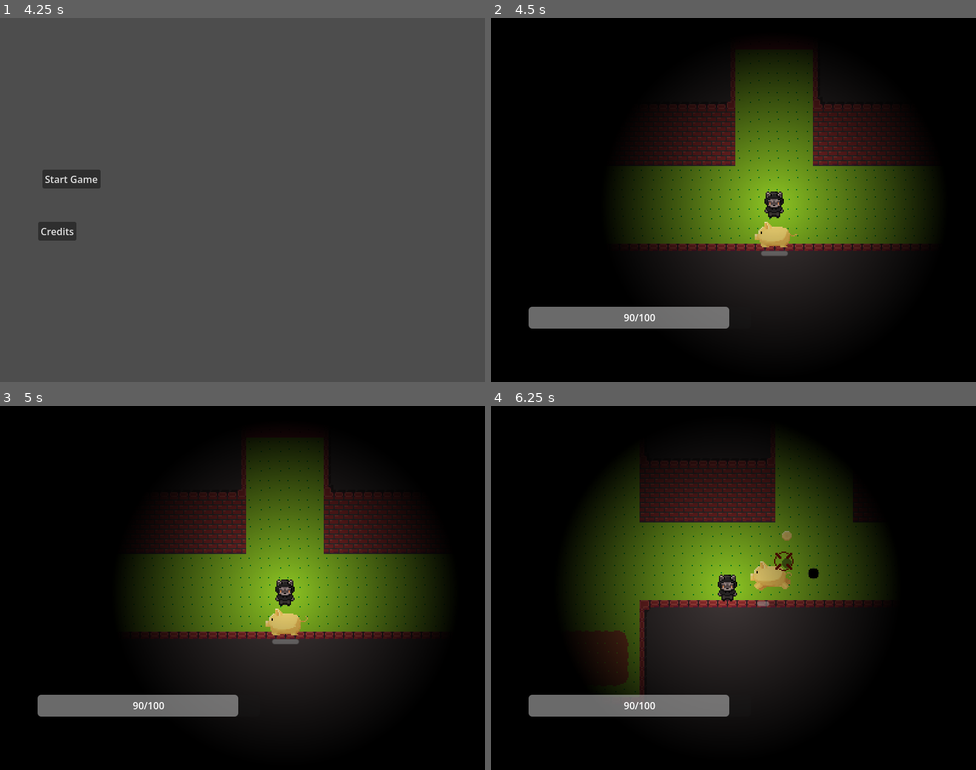
Above: before the commit, frames 1-4 (two rows, left to right).
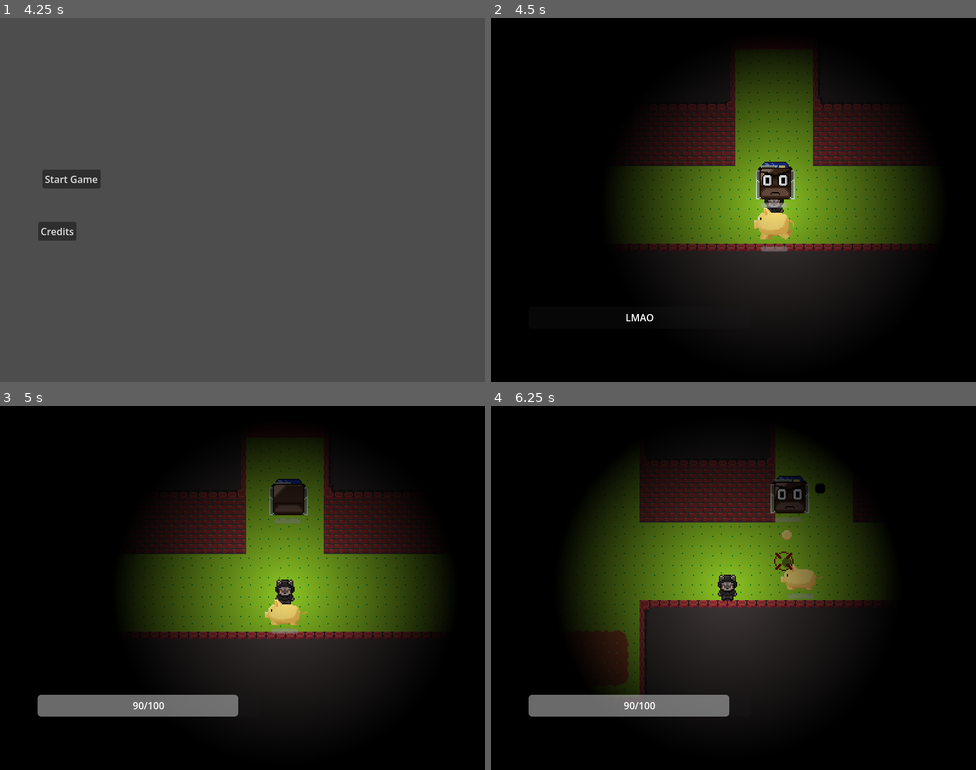
Above: after the commit, the same moments.

Repository: ygda-org/stock-strikers
Game: Godot game, scene res://main/startup_scene.tscn
Same seed, same stepped clock (60 frames per second), same inputs: the game is played once before the commit and once after it.
Inputs (mouse positions are in pixels of both pictures, inside the frame that each line leads up to):
- Up to frame 1 (4.25 s): tap Enter (ui_accept) at 0.5, 0.77, 1.25, 1.52, 2.75, 3.02, 3.77 s; move the mouse to (349, 181) at 0.52 s; hold D (move_right) 0.53-1.28 s; click (349, 181) at 0.6 s; move the mouse to (145, 218) at 1.27 s; hold S (move_down) 1.28-2.03 s; tap Shift (dodge) at 1.35, 3.6 s; click (145, 218) at 1.55 s; move the mouse to (291, 119) at 2.02 s; hold D (move_right) 2.03-2.78 s; click (291, 119) at 2.1 s; move the mouse to (218, 272) at 2.77 s; hold W (move_up) 2.78-3.53 s; click (218, 272) at 2.85 s; move the mouse to (388, 254) at 3.52 s; hold A (move_left) from 3.53 s (still down); click (388, 254) at 3.8 s
- Up to frame 2 (4.5 s): release A (move_left) at 4.25 s; click "Start Game" at 4.25 s
- Up to frame 3 (5 s): no input
- Up to frame 4 (6.25 s): move the mouse to (588, 533) at 5.02 s; hold A (move_left) 5.03-5.78 s; click (588, 533) at 5.1 s; tap Enter (ui_accept) at 5.27 s; move the mouse to (757, 588) at 5.77 s; hold S (move_down) from 5.78 s (still down); click (757, 588) at 5.85 s

Frame 1 is identical in both runs. In frame 2, 4.0% of the frame differs, in the area x 7-64%, y 39-86%; in frame 3, 1.4%; in frame 4, 1.7%.

Commit message:
made new enemy, moved piggy, fixed errors

Diff:
--- a/enemies/enemy_component.gd
+++ b/enemies/enemy_component.gd
@@ -67,6 +67,7 @@
 		money_gain *= GameState.player.other_effects_strengths["perfection"]
 	drop_coins(money_gain)
 	is_stunned = true
+	GameState.enemies.erase(get_parent())
 	parent.queue_free()
 
 func drop_coins(money_gain):
--- a/enemies/piggy_bank.gd
+++ b/enemies/piggy_bank/piggy_bank.gd
@@ -8,7 +8,7 @@
 @export var bullet_damage: int
 
 @onready var timer: Timer = $Timer
-@onready var animated_sprite_2d: AnimatedSprite2D = $Anim
+@onready var animation: AnimatedSprite2D = $Anim
 @onready var marker: Marker2D = $Marker2D
 @onready var enemy_component = $EnemyComponent
 var rng = RandomNumberGenerator.new()
@@ -21,8 +21,7 @@
 
 # Called when the node enters the scene tree for the first time.
 func _ready() -> void:
-	animated_sprite_2d.play("hop")
-
+	animation.play("hop")
 
 # Called every frame. 'delta' is the elapsed time since the previous frame.
 func _physics_process(delta: float) -> void:
@@ -34,6 +33,7 @@
 		collisions.append(get_slide_collision(i))
 	enemy_component.process_collisions(collisions)
 	move_and_slide()
+	choose_anim(velocity)
 
 func shoot(target):
 	var bullet = BULLET.instantiate()
@@ -42,6 +42,19 @@
 	var bul_position = marker.global_position
 	bullet.initialize(bul_distance,bul_position,bullet_damage)
 	bullet.target = target
+
+func choose_anim(vel:Vector2):
+	if vel.angle() > PI/2 or vel.angle() < -PI/2:
+		if not animation.animation == "hop":
+			animation.play("hop")
+		animation.flip_h = false
+		return
+	if vel.angle() < PI/2 or vel.angle() > -PI/2:
+		if not animation.animation == "hop":
+			animation.play("hop")
+		animation.flip_h = true
+		return
+
 func _on_timer_timeout() -> void:
 	if GameState.player and times < 3:
 		shoot(GameState.player.global_position)
--- a/enemies/piggy_bank.tscn
+++ b/enemies/piggy_bank/piggy_bank.tscn
@@ -1,12 +1,8 @@
 [gd_scene format=3 uid="uid://b73ufdvihi6ks"]
 
-[ext_resource type="Script" uid="uid://bwiab73l8k60v" path="res://enemies/piggy_bank.gd" id="1_2331h"]
+[ext_resource type="Script" uid="uid://bwiab73l8k60v" path="res://enemies/piggy_bank/piggy_bank.gd" id="1_2331h"]
 [ext_resource type="Texture2D" uid="uid://cj4vii85ujy4j" path="res://assets/enemies/piggybank/jumpt.png" id="2_2331h"]
 [ext_resource type="PackedScene" uid="uid://dh8i3pi010sjg" path="res://enemies/enemy_component.tscn" id="3_bgkm8"]
-
-[sub_resource type="AtlasTexture" id="AtlasTexture_bgkm8"]
-atlas = ExtResource("2_2331h")
-region = Rect2(0, 0, 35, 32)
 
 [sub_resource type="AtlasTexture" id="AtlasTexture_oe0bt"]
 atlas = ExtResource("2_2331h")
@@ -28,12 +24,13 @@
 atlas = ExtResource("2_2331h")
 region = Rect2(70, 32, 35, 32)
 
+[sub_resource type="AtlasTexture" id="AtlasTexture_bgkm8"]
+atlas = ExtResource("2_2331h")
+region = Rect2(0, 0, 35, 32)
+
 [sub_resource type="SpriteFrames" id="SpriteFrames_jby03"]
 animations = [{
 "frames": [{
-"duration": 1.0,
-"texture": SubResource("AtlasTexture_bgkm8")
-}, {
 "duration": 1.0,
 "texture": SubResource("AtlasTexture_oe0bt")
 }, {
@@ -52,6 +49,14 @@
 "loop": true,
 "name": &"hop",
 "speed": 8.0
+}, {
+"frames": [{
+"duration": 1.0,
+"texture": SubResource("AtlasTexture_bgkm8")
+}],
+"loop": true,
+"name": &"idle",
+"speed": 5.0
 }]
 
 [sub_resource type="RectangleShape2D" id="RectangleShape2D_uri2p"]
@@ -62,13 +67,13 @@
 collision_mask = 13
 motion_mode = 1
 script = ExtResource("1_2331h")
-pig_speed = 50
+pig_speed = 10
 bullet_speed = 100
 bullet_damage = 20
 
 [node name="Anim" type="AnimatedSprite2D" parent="." unique_id=1990987845]
 sprite_frames = SubResource("SpriteFrames_jby03")
-animation = &"hop"
+animation = &"idle"
 
 [node name="CollisionShape2D" type="CollisionShape2D" parent="." unique_id=2016995054]
 position = Vector2(-1, 5)
--- /dev/null
+++ b/enemies/piggy_bank/piggy_bullet/piggy_bullet.gd
@@ -0,0 +1,62 @@
+extends Area2D
+
+var distance:Vector2
+var target:Vector2
+var velocity:Vector2
+var shadow_velocity:Vector2
+@export var time:float
+@export var acceleration:Vector2
+@onready var timer:Timer = $Timer
+const SHADOW = preload("uid://cieei6rv0memb")
+const EXPLOSION = preload("uid://cvtvn3pfuio1q")
+const MARK = preload("uid://bv5nn35mxxf8r")
+var shadow
+var initialized:bool = false
+var shot:bool = false
+
+var damage
+var g_delta:float
+
+# Called when the node enters the scene tree for the first time.
+func _ready():
+	pass
+# Called every frame. 'delta' is the elapsed time since the previous frame.
+func _process(delta):
+	if shot:
+		global_position += velocity * delta
+		velocity += acceleration * delta
+		shadow.global_position += shadow_velocity * delta
+	if initialized and !shot:
+		shoot(delta)
+
+func initialize(new_distance:Vector2,new_position:Vector2,d:int):
+	shadow = SHADOW.instantiate()
+	get_parent().add_child(shadow)
+	shadow.global_position = new_position
+	distance = new_distance
+	global_position = new_position
+	damage = d
+	timer.wait_time = time
+	initialized = true
+func shoot(delta:float):
+	var mark = MARK.instantiate()
+	get_parent().add_child(mark)
+	mark.global_position = target
+	mark.flash(time)
+	var steps = time/delta
+	velocity.y = (distance.y)/time - 0.5*acceleration.y*delta*(steps-1)
+	velocity.x = distance.x/time
+	shadow_velocity = distance/time
+	timer.start()
+	shot = true
+
+func die():
+	global_position = target
+	var explosion = EXPLOSION.instantiate()
+	get_parent().add_child(explosion)
+	explosion.global_position = global_position
+	explosion.initialize(damage)
+	shadow.queue_free()
+	queue_free()
+func _on_timer_timeout() -> void:
+	die()
--- a/enemies/piggy_bullet/piggy_bullet.tscn
+++ b/enemies/piggy_bank/piggy_bullet/piggy_bullet.tscn
@@ -1,6 +1,6 @@
 [gd_scene format=3 uid="uid://elmhj6ii3asu"]
 
-[ext_resource type="Script" uid="uid://bsufej18f31v6" path="res://enemies/piggy_bullet/piggy_bullet.gd" id="1_nybal"]
+[ext_resource type="Script" uid="uid://bsufej18f31v6" path="res://enemies/piggy_bank/piggy_bullet/piggy_bullet.gd" id="1_nybal"]
 [ext_resource type="Texture2D" uid="uid://bns3f7mtejy8g" path="res://assets/enemies/piggybank/bullet/coin.png" id="2_oeemf"]
 
 [sub_resource type="CircleShape2D" id="CircleShape2D_473kp"]
--- a/enemies/piggy_bullet/piggy_explosion.tscn
+++ b/enemies/piggy_bank/piggy_bullet/piggy_explosion.tscn
@@ -1,7 +1,7 @@
 [gd_scene format=3 uid="uid://cvtvn3pfuio1q"]
 
 [ext_resource type="Texture2D" uid="uid://rcjeq0w73f1n" path="res://assets/enemies/piggybank/ex.png" id="1_gtylb"]
-[ext_resource type="Script" uid="uid://cywtawryjy1kx" path="res://enemies/piggy_bullet/piggy_explosion.gd" id="1_loap0"]
+[ext_resource type="Script" uid="uid://cywtawryjy1kx" path="res://enemies/piggy_bank/piggy_bullet/piggy_explosion.gd" id="1_loap0"]
 
 [sub_resource type="CircleShape2D" id="CircleShape2D_gtylb"]
 radius = 6.0827627
--- a/enemies/piggy_bullet/piggy_mark.tscn
+++ b/enemies/piggy_bank/piggy_bullet/piggy_mark.tscn
@@ -1,6 +1,6 @@
 [gd_scene format=3 uid="uid://bv5nn35mxxf8r"]
 
-[ext_resource type="Script" uid="uid://datmwiwy84ht" path="res://enemies/piggy_bullet/piggy_mark.gd" id="1_c267d"]
+[ext_resource type="Script" uid="uid://datmwiwy84ht" path="res://enemies/piggy_bank/piggy_bullet/piggy_mark.gd" id="1_c267d"]
 [ext_resource type="Texture2D" uid="uid://br7y7wvn0mc1a" path="res://assets/enemies/piggybank/bullet/flash.png" id="2_888mb"]
 
 [sub_resource type="AtlasTexture" id="AtlasTexture_qj67y"]
--- /dev/null
+++ b/enemies/wallet/wallet.gd
@@ -0,0 +1,60 @@
+extends CharacterBody2D
+
+var wallet_speed: int = 50
+var bullet_speed: int = 100
+var bullet_damage: int = 5
+
+@onready var animation:AnimatedSprite2D = $Anim
+@onready var enemy_component = $EnemyComponent
+
+const BULLET = preload("uid://b3rg1vs3nw1es")
+# Called when the node enters the scene tree for the first time.
+func _ready() -> void:
+	pass # Replace with function body.
+
+
+# Called every frame. 'delta' is the elapsed time since the previous frame.
+func _physics_process(delta: float) -> void:
+	if GameState.player and !enemy_component.is_stunned:
+		velocity = (GameState.player.global_position - global_position).normalized() * wallet_speed
+	var collisions = [] # need these 4 lines in every enemy's physics process
+	for i in get_slide_collision_count():
+		collisions.append(get_slide_collision(i))
+	enemy_component.process_collisions(collisions)
+	move_and_slide()
+	choose_anim(velocity)
+
+func choose_anim(vel:Vector2):
+	if vel.angle() > (3*PI)/4 or vel.angle() < -(3*PI)/4:
+		if not animation.animation == "side":
+			animation.play("side")
+		animation.flip_h = false
+		return
+	if vel.angle() < PI/4 and vel.angle() > -PI/4:
+		if not animation.animation == "side":
+			animation.play("side")
+		animation.flip_h = true
+		return
+	if vel.angle() < -PI/4 and vel.angle() > -(3*PI)/4:
+		if not animation.animation == "back":
+			animation.play("back")
+		animation.flip_h = false
+		return
+	if vel.angle() > PI/4 and vel.angle() < (3*PI)/4:
+		if not animation.animation == "front":
+			animation.play("front")
+		animation.flip_h = false
+		return
+
+func shoot():
+	if GameState.player:
+		var bullet = BULLET.instantiate()
+		var distance = GameState.player.global_position - global_position
+		get_parent().add_child(bullet)
+		bullet.global_position = global_position
+		bullet.global_rotation = distance.angle() + PI/2
+		bullet.damage = bullet_damage
+		bullet.initialize(distance.normalized() * bullet_speed)
+
+func _on_timer_timeout() -> void:
+	shoot()
--- /dev/null
+++ b/enemies/wallet/wallet.tscn
@@ -0,0 +1,135 @@
+[gd_scene format=3 uid="uid://dmtq0eq4tnvrw"]
+
+[ext_resource type="PackedScene" uid="uid://dh8i3pi010sjg" path="res://enemies/enemy_component.tscn" id="1_j73lj"]
+[ext_resource type="Script" uid="uid://dx4xbpvq4v77j" path="res://enemies/wallet/wallet.gd" id="1_o0k6a"]
+[ext_resource type="Texture2D" uid="uid://bu5efq4mrwww0" path="res://assets/enemies/wallet/wallet_back.PNG" id="3_wygyi"]
+[ext_resource type="Texture2D" uid="uid://2jesb8u224ok" path="res://assets/enemies/wallet/wallet_front.PNG" id="4_l8jsa"]
+[ext_resource type="Texture2D" uid="uid://dtj21jy0m5all" path="res://assets/enemies/wallet/wallet_side.png" id="5_o0k6a"]
+
+[sub_resource type="RectangleShape2D" id="RectangleShape2D_wygyi"]
+size = Vector2(20, 26)
+
+[sub_resource type="AtlasTexture" id="AtlasTexture_mgofa"]
+atlas = ExtResource("3_wygyi")
+region = Rect2(0, 0, 32, 32)
+
+[sub_resource type="AtlasTexture" id="AtlasTexture_vifjh"]
+atlas = ExtResource("3_wygyi")
+region = Rect2(32, 0, 32, 32)
+
+[sub_resource type="AtlasTexture" id="AtlasTexture_g4xi7"]
+atlas = ExtResource("3_wygyi")
+region = Rect2(64, 0, 32, 32)
+
+[sub_resource type="AtlasTexture" id="AtlasTexture_alm8g"]
+atlas = ExtResource("3_wygyi")
+region = Rect2(96, 0, 32, 32)
+
+[sub_resource type="AtlasTexture" id="AtlasTexture_qp3m3"]
+atlas = ExtResource("4_l8jsa")
+region = Rect2(0, 0, 32, 32)
+
+[sub_resource type="AtlasTexture" id="AtlasTexture_p8n5u"]
+atlas = ExtResource("4_l8jsa")
+region = Rect2(32, 0, 32, 32)
+
+[sub_resource type="AtlasTexture" id="AtlasTexture_em2s2"]
+atlas = ExtResource("4_l8jsa")
+region = Rect2(64, 0, 32, 32)
+
+[sub_resource type="AtlasTexture" id="AtlasTexture_1ib6d"]
+atlas = ExtResource("4_l8jsa")
+region = Rect2(96, 0, 32, 32)
+
+[sub_resource type="AtlasTexture" id="AtlasTexture_l8jsa"]
+atlas = ExtResource("5_o0k6a")
+region = Rect2(0, 0, 37, 32)
+
+[sub_resource type="AtlasTexture" id="AtlasTexture_olr60"]
+atlas = ExtResource("5_o0k6a")
+region = Rect2(37, 0, 37, 32)
+
+[sub_resource type="AtlasTexture" id="AtlasTexture_ebkul"]
+atlas = ExtResource("5_o0k6a")
+region = Rect2(74, 0, 37, 32)
+
+[sub_resource type="AtlasTexture" id="AtlasTexture_o0y6a"]
+atlas = ExtResource("5_o0k6a")
+region = Rect2(111, 0, 37, 32)
+
+[sub_resource type="SpriteFrames" id="SpriteFrames_o7c0h"]
+animations = [{
+"frames": [{
+"duration": 1.0,
+"texture": SubResource("AtlasTexture_mgofa")
+}, {
+"duration": 1.0,
+"texture": SubResource("AtlasTexture_vifjh")
+}, {
+"duration": 1.0,
+"texture": SubResource("AtlasTexture_g4xi7")
+}, {
+"duration": 1.0,
+"texture": SubResource("AtlasTexture_alm8g")
+}],
+"loop": true,
+"name": &"back",
+"speed": 5.0
+}, {
+"frames": [{
+"duration": 1.0,
+"texture": SubResource("AtlasTexture_qp3m3")
+}, {
+"duration": 1.0,
+"texture": SubResource("AtlasTexture_p8n5u")
+}, {
+"duration": 1.0,
+"texture": SubResource("AtlasTexture_em2s2")
+}, {
+"duration": 1.0,
+"texture": SubResource("AtlasTexture_1ib6d")
+}],
+"loop": true,
+"name": &"front",
+"speed": 5.0
+}, {
+"frames": [{
+"duration": 1.0,
+"texture": SubResource("AtlasTexture_l8jsa")
+}, {
+"duration": 1.0,
+"texture": SubResource("AtlasTexture_olr60")
+}, {
+"duration": 1.0,
+"texture": SubResource("AtlasTexture_ebkul")
+}, {
+"duration": 1.0,
+"texture": SubResource("AtlasTexture_o0y6a")
+}],
+"loop": true,
+"name": &"side",
+"speed": 5.0
+}]
+
+[node name="Wallet" type="CharacterBody2D" unique_id=378164138 groups=["Enemies"]]
+collision_layer = 2
+collision_mask = 13
+motion_mode = 1
+script = ExtResource("1_o0k6a")
+
+[node name="EnemyComponent" parent="." unique_id=741055310 instance=ExtResource("1_j73lj")]
+
+[node name="CollisionShape2D" type="CollisionShape2D" parent="." unique_id=411897232]
+position = Vector2(0, 3)
+shape = SubResource("RectangleShape2D_wygyi")
+
+[node name="Anim" type="AnimatedSprite2D" parent="." unique_id=576910363]
+sprite_frames = SubResource("SpriteFrames_o7c0h")
+animation = &"back"
+frame_progress = 0.17273326
+
+[node name="Timer" type="Timer" parent="." unique_id=1270766669]
+wait_time = 2.0
+autostart = true
+
+[connection signal="timeout" from="Timer" to="." method="_on_timer_timeout"]
--- /dev/null
+++ b/enemies/wallet/wallet_bullet/wallet_bullet.gd
@@ -0,0 +1,26 @@
+extends Area2D
+
+var velocity:Vector2
+var damage:int
+var initialized = false
+@onready var animation:AnimatedSprite2D = $Anim
+# Called when the node enters the scene tree for the first time.
+func _ready() -> void:
+	pass # Replace with function body.
+
+
+# Called every frame. 'delta' is the elapsed time since the previous frame.
+func _process(delta: float) -> void:
+	if initialized:
+		global_position += velocity * delta
+	for body in get_overlapping_bodies():
+		if body.is_in_group("Player"):
+			body.hurt(damage)
+		die()
+
+func initialize(vel:Vector2):
+	animation.play("shoot")
+	velocity = vel
+	initialized = true
+func die():
+	queue_free()
--- /dev/null
+++ b/enemies/wallet/wallet_bullet/wallet_bullet.tscn
@@ -0,0 +1,65 @@
+[gd_scene format=3 uid="uid://b3rg1vs3nw1es"]
+
+[ext_resource type="Script" uid="uid://vk6ekr60sd2m" path="res://enemies/wallet/wallet_bullet/wallet_bullet.gd" id="1_kgyi0"]
+[ext_resource type="Texture2D" uid="uid://bp0a16wbecrsy" path="res://assets/enemies/wallet/bullet/wallet_receipt.png" id="2_s3j0c"]
+
+[sub_resource type="AtlasTexture" id="AtlasTexture_uatp5"]
+atlas = ExtResource("2_s3j0c")
+region = Rect2(0, 0, 48, 48)
+
+[sub_resource type="AtlasTexture" id="AtlasTexture_0r14a"]
+atlas = ExtResource("2_s3j0c")
+region = Rect2(48, 0, 48, 48)
+
+[sub_resource type="AtlasTexture" id="AtlasTexture_nband"]
+atlas = ExtResource("2_s3j0c")
+region = Rect2(96, 0, 48, 48)
+
+[sub_resource type="AtlasTexture" id="AtlasTexture_k5yk7"]
+atlas = ExtResource("2_s3j0c")
+region = Rect2(144, 0, 48, 48)
+
+[sub_resource type="AtlasTexture" id="AtlasTexture_y4s6j"]
+atlas = ExtResource("2_s3j0c")
+region = Rect2(192, 0, 48, 48)
+
+[sub_resource type="SpriteFrames" id="SpriteFrames_tqsol"]
+animations = [{
+"frames": [{
+"duration": 1.0,
+"texture": SubResource("AtlasTexture_uatp5")
+}, {
+"duration": 1.0,
+"texture": SubResource("AtlasTexture_0r14a")
+}, {
+"duration": 1.0,
+"texture": SubResource("AtlasTexture_nband")
+}, {
+"duration": 1.0,
+"texture": SubResource("AtlasTexture_k5yk7")
+}, {
+"duration": 1.0,
+"texture": SubResource("AtlasTexture_y4s6j")
+}],
+"loop": true,
+"name": &"shoot",
+"speed": 10.0
+}]
+
+[sub_resource type="RectangleShape2D" id="RectangleShape2D_p6oe1"]
+size = Vector2(6, 11)
+
+[node name="WalletBullet" type="Area2D" unique_id=1379321238]
+collision_layer = 2
+collision_mask = 5
+script = ExtResource("1_kgyi0")
+
+[node name="Anim" type="AnimatedSprite2D" parent="." unique_id=1386136604]
+position = Vector2(0, -5)
+sprite_frames = SubResource("SpriteFrames_tqsol")
+animation = &"shoot"
+frame_progress = 0.9810327
+
+[node name="CollisionShape2D" type="CollisionShape2D" parent="." unique_id=2029325499]
+position = Vector2(1, 0.5)
+shape = SubResource("RectangleShape2D_p6oe1")
--- a/main/main.tscn
+++ b/main/main.tscn
@@ -1,9 +1,10 @@
 [gd_scene format=3 uid="uid://dqak3awcpfb8w"]
 
 [ext_resource type="PackedScene" uid="uid://3smqvhstcant" path="res://player/player.tscn" id="1_53q0u"]
-[ext_resource type="PackedScene" uid="uid://b73ufdvihi6ks" path="res://enemies/piggy_bank.tscn" id="2_pjrb6"]
+[ext_resource type="PackedScene" uid="uid://b73ufdvihi6ks" path="res://enemies/piggy_bank/piggy_bank.tscn" id="2_pjrb6"]
 [ext_resource type="PackedScene" uid="uid://bf3hx2y400gmf" path="res://level/level.tscn" id="3_xwkvk"]
 [ext_resource type="PackedScene" uid="uid://dr63yl5l5a3ww" path="res://gui/battle_gui.tscn" id="4_c651c"]
+[ext_resource type="PackedScene" uid="uid://dmtq0eq4tnvrw" path="res://enemies/wallet/wallet.tscn" id="5_3wy1v"]
 
 [node name="Main" type="Node2D" unique_id=426619736]
 
@@ -16,3 +17,6 @@
 
 [node name="PiggyBank" parent="." unique_id=644549125 instance=ExtResource("2_pjrb6")]
 position = Vector2(129, 145)
+
+[node name="Wallet" parent="." unique_id=378164138 instance=ExtResource("5_3wy1v")]
+position = Vector2(129, 99)
Binary file added: assets/enemies/wallet/bullet/wallet_receipt.png
Not shown, added: assets/enemies/wallet/bullet/wallet_receipt.png.import
Binary file added: assets/enemies/wallet/wallet_back.PNG
Not shown, added: assets/enemies/wallet/wallet_back.PNG.import
Binary file added: assets/enemies/wallet/wallet_front.PNG
Not shown, added: assets/enemies/wallet/wallet_front.PNG.import
Binary file added: assets/enemies/wallet/wallet_side.png
Not shown, added: assets/enemies/wallet/wallet_side.png.import
Renamed: enemies/piggy_bank.gd.uid -> enemies/piggy_bank/piggy_bank.gd.uid
Not shown, added: enemies/piggy_bank/piggy_bullet/piggy_bullet.gd.uid
Renamed: enemies/piggy_bullet/piggy_explosion.gd -> enemies/piggy_bank/piggy_bullet/piggy_explosion.gd
Renamed: enemies/piggy_bullet/piggy_explosion.gd.uid -> enemies/piggy_bank/piggy_bullet/piggy_explosion.gd.uid
(and 10 more such lines)
